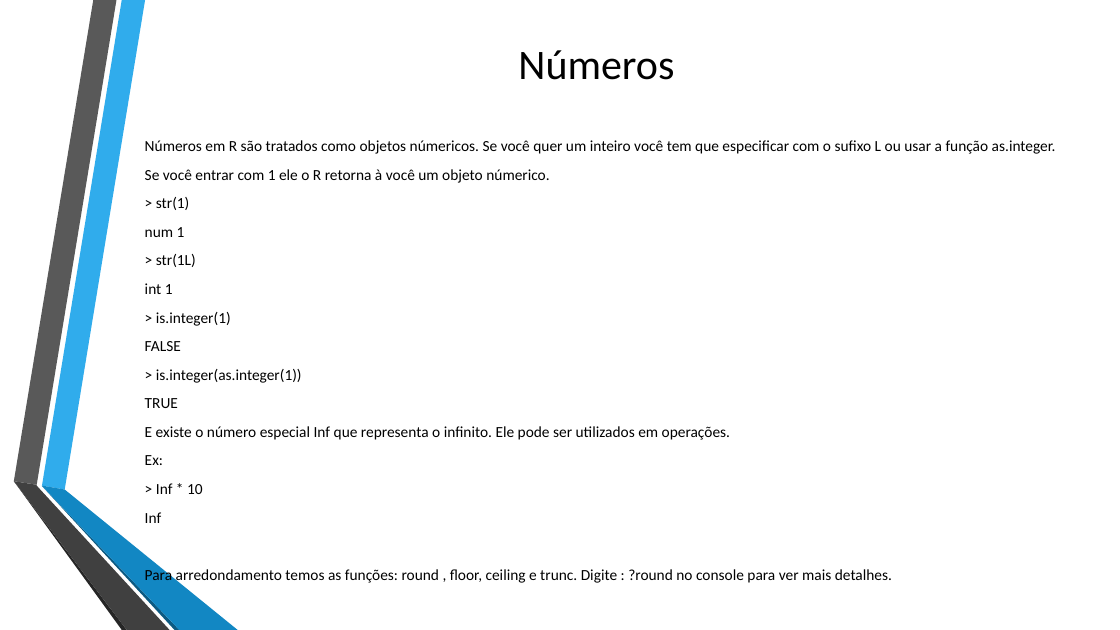
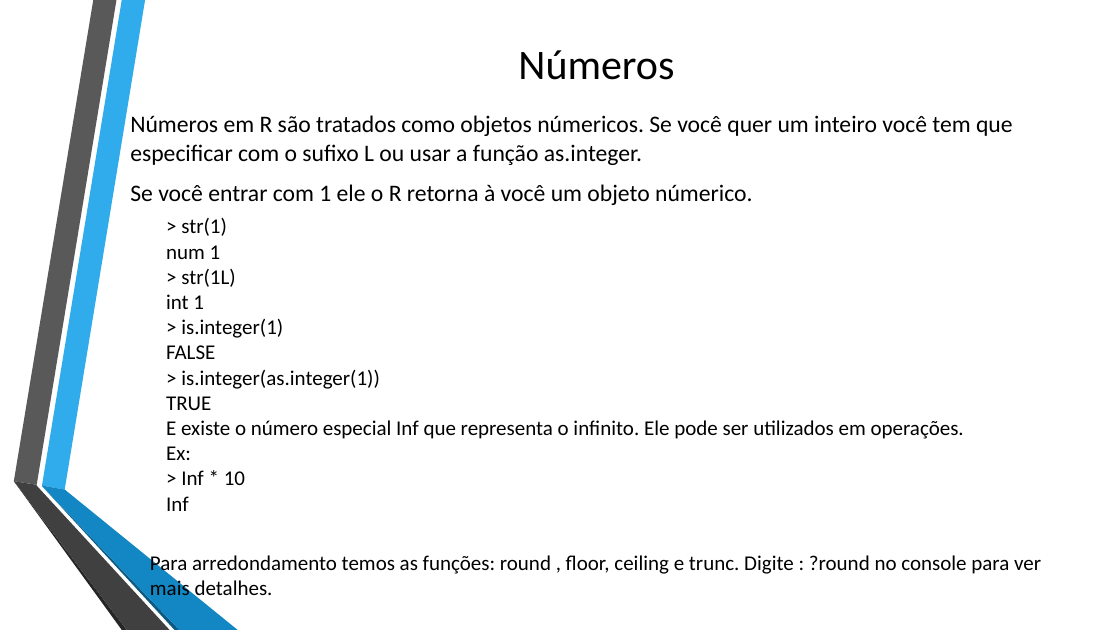
Before and after one commit to fabiocmazzo/workshop_fatec_ind, a slide deck: slide 10 of Apresentacao Linguagem R.pptx. Drawn at 1120x630 pixels with LibreOffice and Linux fonts; fonts in the diff are those of the drawing; background and template pictures are left out. Boxes give left, top, right and bottom in pixels: in the first picture for what was removed or moved away, otherwise in the second. Text is boxed around its words. In the diff, an @@ line names an element or a change of style, - is before the commit and + after.

```diff
--- a/Apresentacao Linguagem R.pptx
+++ b/Apresentacao Linguagem R.pptx
@@ text "Números em R são tratados ...": place and size @@
-text "Números em R são tratados ..." at bbox=[145, 140, 1056, 585]
+text "Números em R são tratados ..." at bbox=[130, 115, 1013, 205]
@@ text "Números em R são tratados ..." at bbox=[130, 115, 1013, 205]: size 13.2 to 20.3 pt; more space between paragraphs @@
@@ text at bbox=[145, 197, 892, 585]: paragraphs removed @@
-> str(1)
-num 1
-> str(1L)
-int 1
-> is.integer(1)
-FALSE
-> is.integer(as.integer(1))
-TRUE
-E existe o número especial Inf que representa o infinito. Ele pode ser utilizados em operações.
-Ex:
-> Inf * 10
-Inf
-Para arredondamento temos as funções: round , floor, ceiling e trunc. Digite : ?round no console para ver mais detalhes.
@@ text added at bbox=[166, 218, 964, 511], 18 pt, text #000000 @@
+> str(1)
+num 1
+> str(1L)
+int 1
+> is.integer(1)
+FALSE
+> is.integer(as.integer(1))
+TRUE
+E existe o número especial Inf que representa o infinito. Ele pode ser utilizados em operações.
+Ex:
+> Inf * 10
+Inf
@@ text added at bbox=[150, 555, 1041, 602], 18 pt, text #000000 @@
+Para arredondamento temos as funções: round , floor, ceiling e trunc. Digite : ?round no console para ver mais detalhes.
```
Also in this commit, not shown: 4 other slides changed.
